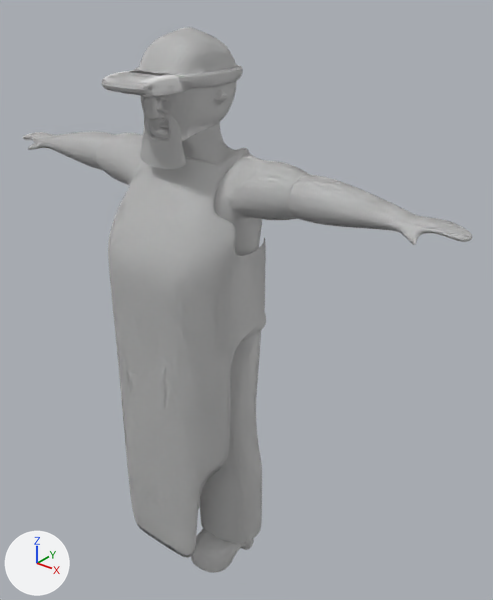
What one commit did to the Blender file Assets/Character Models/uddermayhemDriver.blend.
The view is the same before and after, from a 50 mm camera at (3.67, -3.89, 2.81) aimed at (0.34, 0.27, 0.23). The axes (+X, +Y, +Z) are drawn at lower left. The lights are the same throughout.

The scene before the commit, as lines of its bpy script (objects in view):
```python
me_sphere_002 = bpy.data.meshes.new('Sphere.002')
me_sphere_002.from_pydata(...)  # 1820 vertices, 1823 faces, 6 loose edges; spans x -6.48..6.48, y -2.0..1.49, z -12.35..1.12
ob_sphere_002 = bpy.data.objects.new('Sphere.002', me_sphere_002)
ob_sphere_002.location = (0.0, 0.0, 2.03)
ob_sphere_002.scale = (0.355, 0.355, 0.355)
_m = ob_sphere_002.modifiers.new('Mirror', 'MIRROR')
_m.use_clip = True
_m = ob_sphere_002.modifiers.new('Subdivision', 'SUBSURF')
_m.levels = 2
```
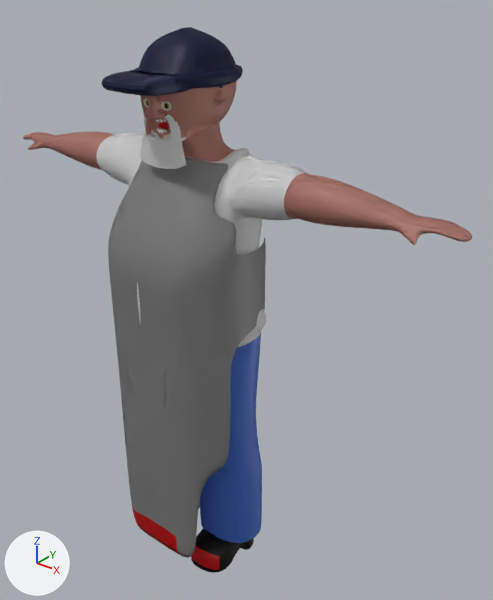
Pixel boxes (x1, y1, x2, y2) of what changed, in the pictures (493 x 600 px):
```json
{"part": 1, "of": "me_sphere_002", "change": "cut back", "before": [106, 70, 184, 96], "after": [106, 71, 179, 96]}
{"part": 2, "of": "me_sphere_002", "change": "recoloured", "before": [23, 81, 472, 245], "after": [23, 81, 472, 245]}
{"part": 3, "of": "me_sphere_002", "change": "recoloured", "before": [146, 101, 254, 573], "after": [146, 101, 254, 573], "on screen": "grey to black"}
{"part": 4, "of": "me_sphere_002", "change": "recoloured", "before": [199, 333, 262, 543], "after": [199, 333, 262, 543], "on screen": "grey to blue"}
{"part": 5, "of": "me_sphere_002", "change": "recoloured", "before": [108, 157, 266, 558], "after": [108, 157, 266, 558]}
{"part": 6, "of": "me_sphere_002", "change": "recoloured", "before": [132, 121, 219, 570], "after": [132, 121, 219, 570], "on screen": "grey to red"}
{"part": 7, "of": "me_sphere_002", "change": "recoloured", "before": [96, 98, 307, 347], "after": [96, 98, 307, 347]}
{"part": 8, "of": "me_sphere_002", "change": "recoloured", "before": [102, 27, 243, 95], "after": [102, 27, 243, 95], "on screen": "grey to blue"}
```

Scene script edits in JSON lines:
```json
{"op": "add", "block": "mat_pant", "code": ["mat_pant = principled_material('pant')", "mat_pant.base_color = (0.0848, 0.221, 0.8)  # blue #5281e7"]}
{"op": "add", "block": "mat_apron", "code": ["mat_apron = principled_material('apron')", "mat_apron.base_color = (0.336, 0.336, 0.336)  # grey #9d9d9d"]}
{"op": "add", "block": "mat_white", "code": ["mat_white = principled_material('white')", "mat_white.base_color = (1.0, 1.0, 1.0)  # white #ffffff"]}
{"op": "add", "block": "mat_boot", "code": ["mat_boot = principled_material('boot')", "mat_boot.base_color = (0.0, 0.0, 0.0)  # black #000000"]}
{"op": "add", "block": "mat_blood", "code": ["mat_blood = principled_material('blood')", "mat_blood.base_color = (0.8, 0.0, 0.00334)  # red #e7000b"]}
{"op": "add", "block": "mat_eyecolor", "code": ["mat_eyecolor = principled_material('eyecolor')", "mat_eyecolor.base_color = (0.8, 0.629, 0.203)  # yellow #e7d07c"]}
{"op": "add", "block": "mat_hat", "code": ["mat_hat = principled_material('hat')", "mat_hat.base_color = (0.00374, 0.00943, 0.0604)  # dark blue #0c1946"]}
{"op": "add", "block": "mat_skin", "code": ["mat_skin = principled_material('skin')", "mat_skin.base_color = (0.654, 0.29, 0.241)  # pink #d39387"]}
{"block": "me_sphere_002", "where": "# used by ob_sphere_002; location = (0.0, 0.0, 2.03); scale = (0.355, 0.355, 0.355)"}
{"op": "remove", "block": "me_sphere_002", "code": "me_sphere_002.from_pydata(...)  # 1820 vertices, 1823 faces, 6 loose edges; spans x -6.48..6.48, y -2.0..1.49, z -12.35..1.12"}
{"op": "add", "block": "me_sphere_002", "code": "me_sphere_002.from_pydata(...)  # 1810 vertices, 1813 faces, 6 loose edges; spans x -6.48..6.48, y -2.0..1.49, z -12.35..1.12"}
{"block": "me_sphere_002", "change": "me_sphere_002 part 1"}
{"block": "me_sphere_002", "change": "10 vertices are removed from x -0.68..0.68, y -1.16..-1.0, z 0.0..0.35"}
{"block": "me_sphere_002", "change": "20 faces are deleted"}
{"block": "me_sphere_002", "change": "4 new faces join them, mat_hat (dark blue #0c1946), smooth"}
{"block": "me_sphere_002", "change": "6 new faces join them, mat_hat (dark blue #0c1946)"}
{"block": "me_sphere_002", "change": "me_sphere_002 part 2: 667 faces spanning x -6.48..6.48, y -1.27..1.0, z -2.49..1.0 switch from no material to mat_skin (pink #d39387)"}
{"block": "me_sphere_002", "change": "me_sphere_002 part 3: 101 faces spanning x -1.68..1.68, y -1.37..0.75, z -12.35..-0.24 switch from no material to mat_boot (black #000000)"}
{"block": "me_sphere_002", "change": "me_sphere_002 part 4: 278 faces spanning x -1.86..1.86, y -1.09..1.33, z -11.91..-5.43 switch from no material to mat_pant (blue #5281e7)"}
{"block": "me_sphere_002", "change": "me_sphere_002 part 5: 118 faces spanning x -1.83..1.83, y -1.89..1.33, z -11.84..-1.41 switch from no material to mat_apron (grey #9d9d9d)"}
{"block": "me_sphere_002", "change": "me_sphere_002 part 6: 22 faces spanning x -1.68..1.61, y -1.85..0.37, z -12.35..-0.65 switch from no material to mat_blood (red #e7000b)"}
{"block": "me_sphere_002", "change": "me_sphere_002 part 7: 422 faces spanning x -2.95..2.95, y -1.89..1.49, z -8.91..-0.18 switch from no material to mat_white (white #ffffff)"}
{"block": "me_sphere_002", "change": "me_sphere_002 part 8: 123 faces spanning x -1.0..1.0, y -2.0..1.16, z 0.0..1.12 switch from no material to mat_hat (dark blue #0c1946)"}
{"op": "add", "block": "me_sphere_002", "code": "me_sphere_002.materials.append(mat_eyecolor)  # yellow #e7d07c"}
```
